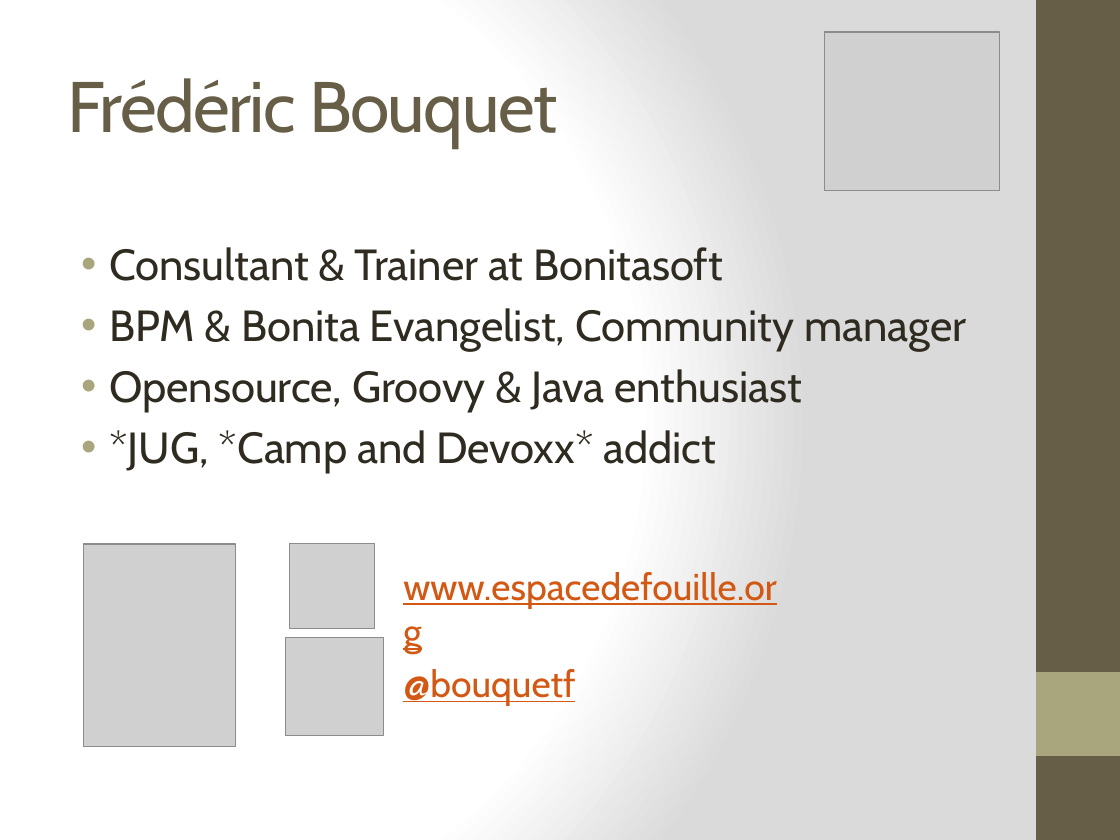
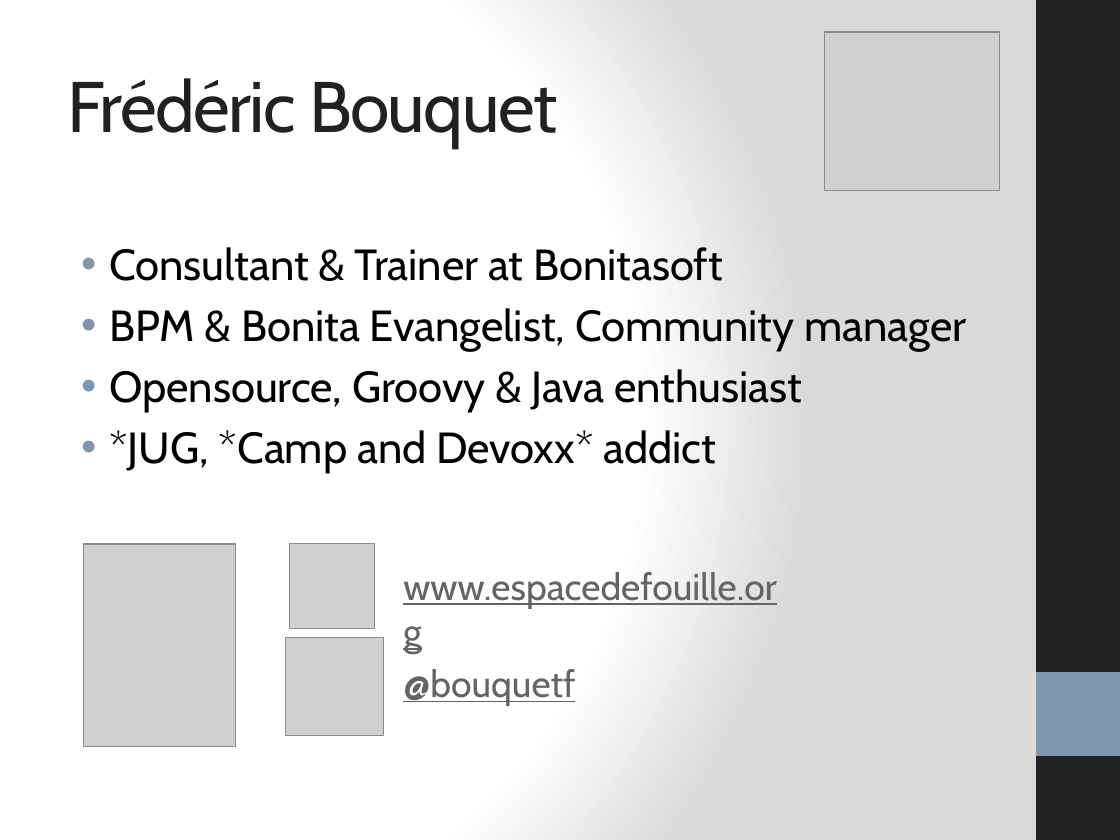
Before and after one commit to bouquetf/call-for-paper, a slide deck: slide 2 of slides/slides.pptx. Drawn at 1120x840 pixels with LibreOffice and Linux fonts; fonts in the diff are those of the drawing; grey boxes stand for pictures. Boxes give left, top, right and bottom in pixels: in the first picture for what was removed or moved away, otherwise in the second. Text is boxed around its words. In the diff, an @@ line names an element or a change of style, - is before the commit and + after.

Commit message:
changing style

```diff
--- a/slides/slides.pptx
+++ b/slides/slides.pptx
@@ rectangle at <box>1036,0,1120,840</box>: fill #675E47 to #1F2123 @@
@@ title "Frédéric Bouquet" at <box>67,78,557,148</box>: text colour #675E47 to #1F2123 @@
@@ text "Consultant & Trainer at Bonitasoft" at <box>109,247,966,473</box>: text colour #2F2B20 to #000000; bullet colour #A9A57C to #7E97AD @@
@@ text "www.espacedefouille.org" at <box>403,572,777,609</box>: text colour #D25814 to #646464 @@
@@ text "@bouquetf" at <box>403,669,575,706</box>: text colour #D25814 to #646464 @@
@@ rectangle at <box>1036,672,1120,756</box>: fill #A9A57C to #7E97AD @@
```
Also in this commit, not shown: 22 other slides changed.
